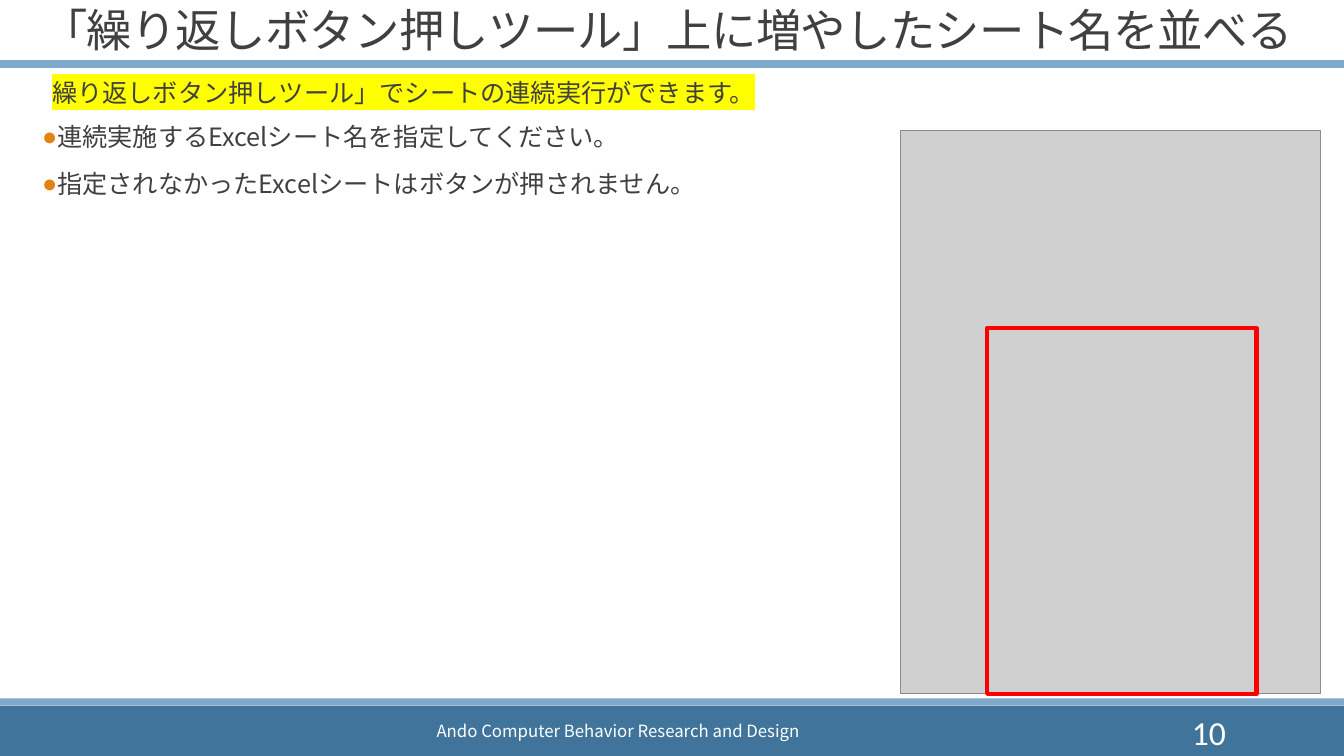
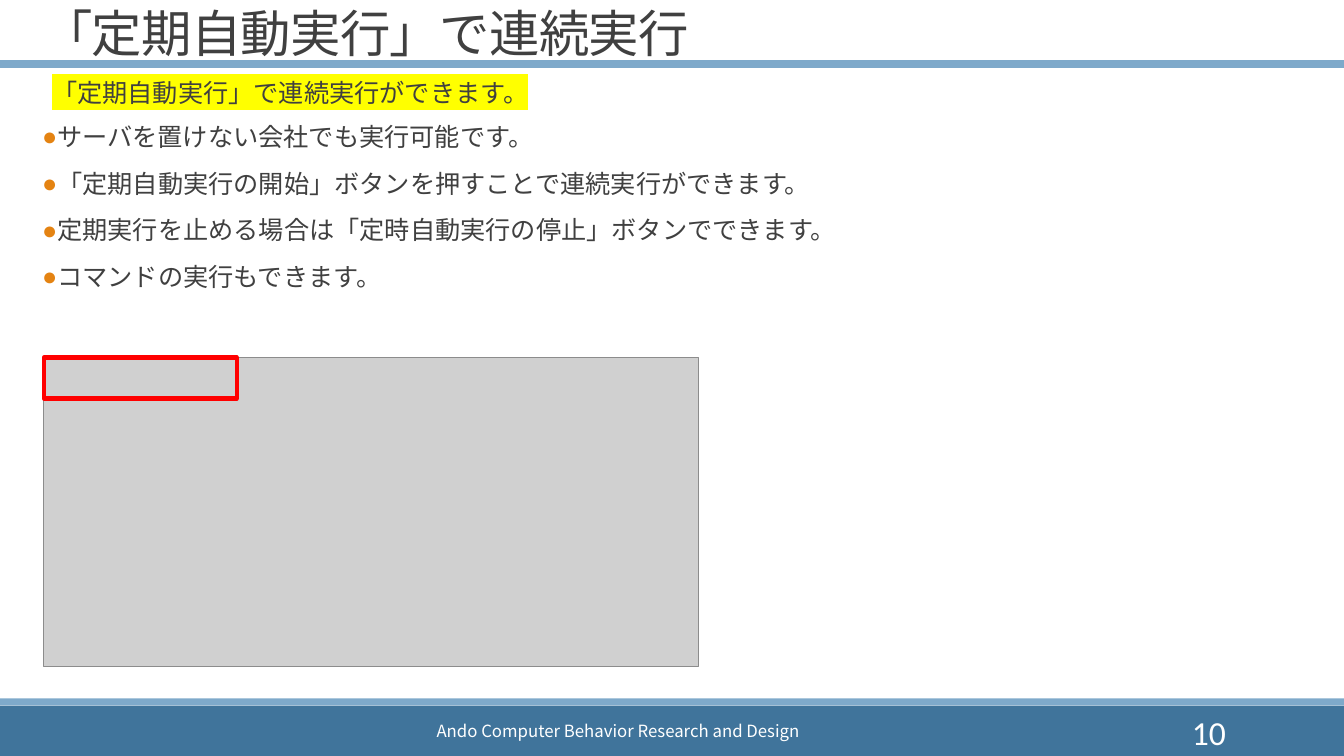
Before and after one commit to Tand0/CreateTableOfContentsExcelUsingSheetNames, a slide deck: slide 10 of doc/readme.pptx. Drawn at 1344x756 pixels with LibreOffice and Linux fonts; fonts in the diff are those of the drawing; grey boxes stand for pictures. Boxes give left, top, right and bottom in pixels: in the first picture for what was removed or moved away, otherwise in the second. Text is boxed around its words. In the diff, an @@ line names an element or a change of style, - is before the commit and + after.

```diff
--- a/doc/readme.pptx
+++ b/doc/readme.pptx
@@ title at box(42, 9, 689, 65): text changed; size 32.4 to 36 pt @@
-「繰り返しボタン押しツール」上に増やしたシート名を並べる
+「定期自動実行」で連続実行
@@ text at box(52, 80, 528, 104): text changed @@
-  繰り返しボタン押しツール」でシートの連続実行ができます。
+  「定期自動実行」で連続実行ができます。
@@ text at box(57, 125, 836, 288): text changed @@
-● 連続実施するExcelシート名を指定してください。
-● 指定されなかったExcelシートはボタンが押されません。
+● サーバを置けない会社でも実行可能です。
+● 「定期自動実行の開始」ボタンを押すことで連続実行ができます。
+● 定期実行を止める場合は「定時自動実行の停止」ボタンでできます。
+● コマンドの実行もできます。
@@ picture removed at box(900, 130, 1321, 694) @@
@@ rectangle: place and size @@
-rectangle at box(987, 328, 1256, 694)
+rectangle at box(43, 358, 237, 398)
@@ picture added at box(43, 358, 699, 666) @@
```
Also in this commit, not shown: 1 other slide changed, 2 slides added, 1 slide removed.
